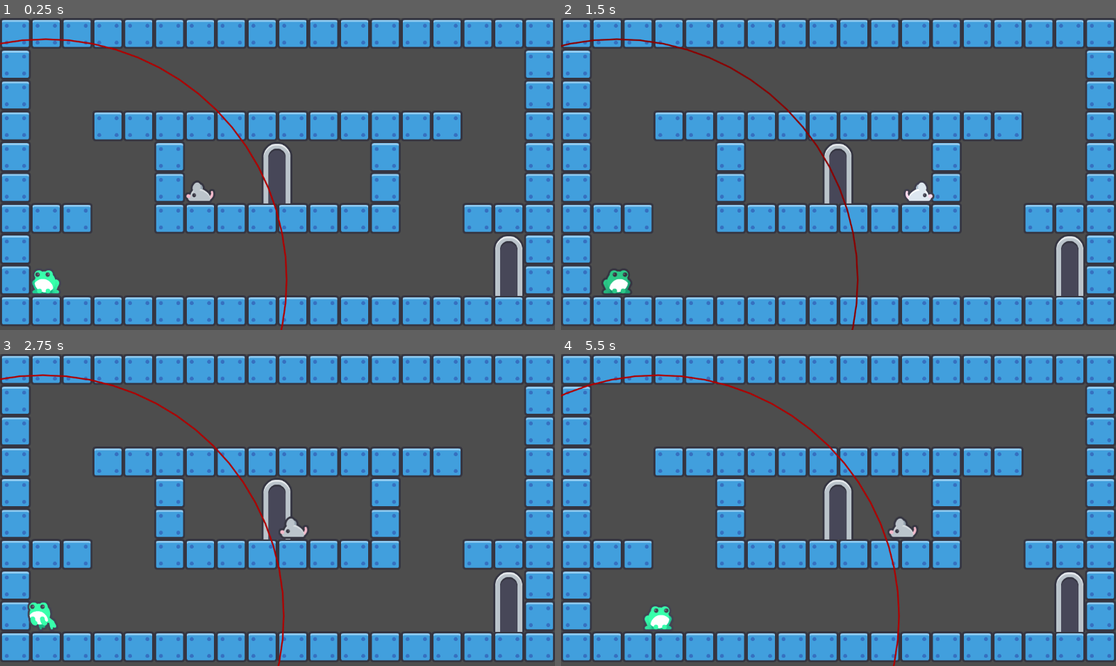
Above: before the commit, frames 1-4 (two rows, left to right).
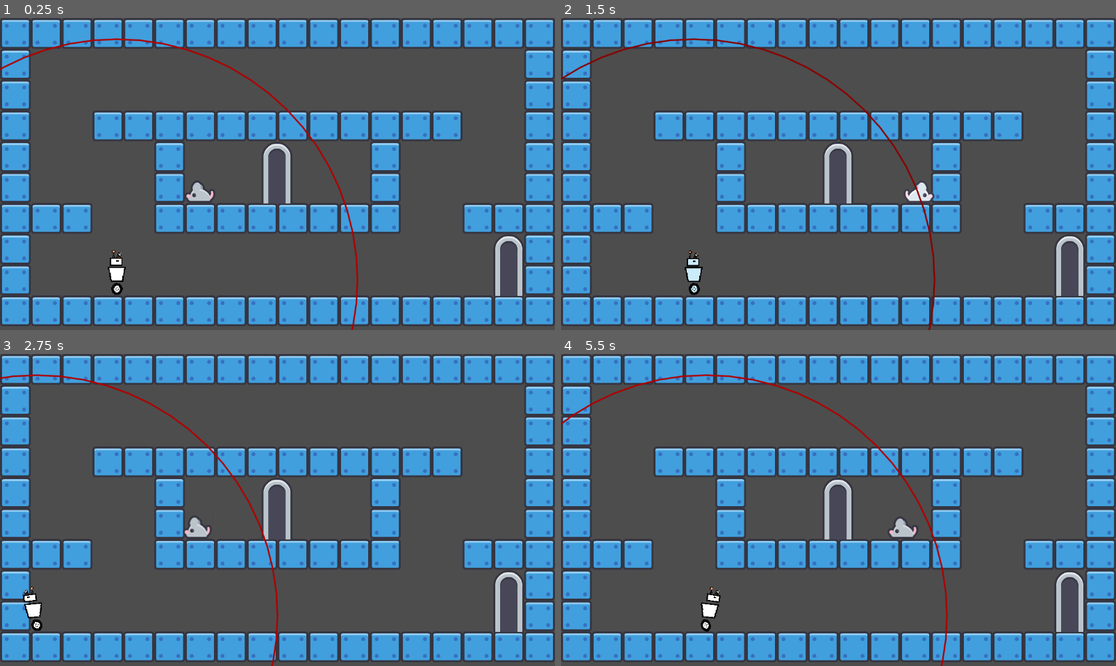
Above: after the commit, the same moments.

Repository: failstream/prototype-waveform-platformer
Game: Godot game, scene res://_test_scenes/new_level.tscn
The game is run twice, just before and just after one commit, with the same random seed, the same clock (stepped at 60 frames per second) and the same inputs. This scene is started directly instead of the project's main scene.
Inputs:
- Up to frame 1 (0.25 s): no input
- Up to frame 2 (1.5 s): tap Enter (ui_accept) at 0.5 s; hold Right (right) from 0.53 s (still down); tap S (swap_character) at 0.6 s; tap Space (jump) at 0.77, 1.07 s; tap A (toggle_wave_field) at 0.8, 1.35 s
- Up to frame 3 (2.75 s): tap Space (jump) at 1.52, 1.55, 1.82, 2.1 s; release Right (right) at 2.03 s; hold Left (left) from 2.03 s (still down); tap S (swap_character) at 2.3 s
- Up to frame 4 (5.5 s): release Left (left) at 2.78 s; hold Right (right) 2.78-4.28 s; tap S (swap_character) at 2.85, 4.35 s; tap Space (jump) at 3.02, 3.32, 3.77, 3.8, 4.07, 4.52, 4.82 s; tap A (toggle_wave_field) at 3.05, 3.6, 5.1 s; hold Left (left) 4.28-5.03 s; hold Right (right) from 5.03 s (still down)

The runs differ from the first frame. In frame 1, 1.8% of the frame differs, in the area x 0-65%, y 6-100%; in frame 2, 1.8%; in frame 3, 1.7%; in frame 4, 1.9%, in the area x 0-70%, y 6-100%.

Commit message:
made robot character

Diff:
--- a/_test_scenes/new_level.tscn
+++ b/_test_scenes/new_level.tscn
@@ -3,8 +3,8 @@
 [ext_resource type="Script" uid="uid://c8n1mjk68o73k" path="res://gametree/level_root.gd" id="1_aedig"]
 [ext_resource type="TileSet" uid="uid://bcwq4dv7nibn2" path="res://tilemaps/base_tileset.tres" id="2_eagfs"]
 [ext_resource type="PackedScene" uid="uid://d03jhm5tmmkij" path="res://objects/door/door.tscn" id="3_ym4xb"]
-[ext_resource type="PackedScene" uid="uid://c21lha4x1ijkv" path="res://characters/frog/frog.tscn" id="4_c33sv"]
 [ext_resource type="PackedScene" uid="uid://k70btbum306m" path="res://characters/mouse/mouse.tscn" id="5_0pe0e"]
+[ext_resource type="PackedScene" uid="uid://ddkquk3mno5l8" path="res://characters/robot/robot.tscn" id="5_ym4xb"]
 
 [node name="NewLevel" type="Node2D"]
 script = ExtResource("1_aedig")
@@ -22,9 +22,9 @@
 [node name="Door2" parent="." instance=ExtResource("3_ym4xb")]
 position = Vector2(1056, 513)
 
-[node name="Frog" parent="." instance=ExtResource("4_c33sv")]
-position = Vector2(95, 518)
-start_as_player_controlled = true
-
 [node name="Mouse" parent="." instance=ExtResource("5_0pe0e")]
 position = Vector2(415, 345)
+
+[node name="Robot" parent="." instance=ExtResource("5_ym4xb")]
+position = Vector2(242, 538)
+start_as_player_controlled = true
--- /dev/null
+++ b/characters/robot/robot.gd
@@ -0,0 +1,46 @@
+## robot.gd
+
+
+class_name Robot
+extends BaseCharacter
+
+@onready var animation_player: AnimationPlayer = $AnimationPlayer
+@onready var head: Sprite2D = $Graphics/Head
+@onready var body: Sprite2D = $Graphics/Body
+@onready var wheel: Sprite2D = $Graphics/Wheel
+
+var glow_modulate: Color = Color(1.269, 1.269, 1.269)
+
+func _physics_process(delta: float) -> void:
+
+  if Input.is_action_just_pressed("toggle_wave_field"):
+    toggle_wave_pressed()
+
+  if Input.is_action_just_pressed("swap_character"):
+    swap_character_pressed()
+
+  if _is_player_controlled:
+    modulate = glow_modulate
+  else:
+    modulate = Color("WHITE")
+
+  var current_x_input: int = get_x_input()
+  if current_x_input > 0:
+    head.set_flip_h(false)
+    body.set_flip_h(false)
+    wheel.set_flip_h(false)
+  elif current_x_input < 0:
+    head.set_flip_h(true)
+    body.set_flip_h(true)
+    wheel.set_flip_h(true)
+  velocity.x = velocity_x_calc(current_x_input, delta)
+  if Input.is_action_just_pressed("jump"):
+    jump_input_pressed()
+  add_gravity_velocity(delta)
+  if not is_zero_approx(velocity.x) and is_on_floor() and velocity.x > 0:
+    animation_player.play(&"walk_right_wheel")
+  elif not is_zero_approx(velocity.x) and is_on_floor() and velocity.x < 0:
+    animation_player.play(&"walk_left_wheel")
+  elif is_on_floor():
+    animation_player.play(&"idle_wheel")
+  move_and_slide()
--- /dev/null
+++ b/characters/robot/robot.tscn
@@ -0,0 +1,523 @@
+[gd_scene load_steps=10 format=3 uid="uid://ddkquk3mno5l8"]
+
+[ext_resource type="Script" uid="uid://uedqr21g7pos" path="res://characters/robot/robot.gd" id="1_ufqei"]
+[ext_resource type="Texture2D" uid="uid://i3tut7r0yqjp" path="res://characters/robot/robot.png" id="2_2gap7"]
+
+[sub_resource type="RectangleShape2D" id="RectangleShape2D_2gap7"]
+size = Vector2(24, 64)
+
+[sub_resource type="RectangleShape2D" id="RectangleShape2D_trs44"]
+size = Vector2(24, 64)
+
+[sub_resource type="Animation" id="Animation_xiw0f"]
+length = 0.001
+tracks/0/type = "value"
+tracks/0/imported = false
+tracks/0/enabled = true
+tracks/0/path = NodePath("Graphics/Body:position")
+tracks/0/interp = 1
+tracks/0/loop_wrap = true
+tracks/0/keys = {
+"times": PackedFloat32Array(0),
+"transitions": PackedFloat32Array(1),
+"update": 0,
+"values": [Vector2(0, -9)]
+}
+tracks/1/type = "value"
+tracks/1/imported = false
+tracks/1/enabled = true
+tracks/1/path = NodePath("Graphics/Wheel:position")
+tracks/1/interp = 1
+tracks/1/loop_wrap = true
+tracks/1/keys = {
+"times": PackedFloat32Array(0),
+"transitions": PackedFloat32Array(1),
+"update": 0,
+"values": [Vector2(0, 15)]
+}
+tracks/2/type = "value"
+tracks/2/imported = false
+tracks/2/enabled = true
+tracks/2/path = NodePath("Graphics/Wheel:rotation")
+tracks/2/interp = 1
+tracks/2/loop_wrap = true
+tracks/2/keys = {
+"times": PackedFloat32Array(0),
+"transitions": PackedFloat32Array(1),
+"update": 0,
+"values": [0.0]
+}
+tracks/3/type = "value"
+tracks/3/imported = false
+tracks/3/enabled = true
+tracks/3/path = NodePath("Graphics/Head:position")
+tracks/3/interp = 1
+tracks/3/loop_wrap = true
+tracks/3/keys = {
+"times": PackedFloat32Array(0),
+"transitions": PackedFloat32Array(1),
+"update": 0,
+"values": [Vector2(0, -36)]
+}
+tracks/4/type = "value"
+tracks/4/imported = false
+tracks/4/enabled = true
+tracks/4/path = NodePath("Graphics/Body:rotation")
+tracks/4/interp = 1
+tracks/4/loop_wrap = true
+tracks/4/keys = {
+"times": PackedFloat32Array(0),
+"transitions": PackedFloat32Array(1),
+"update": 0,
+"values": [0.0]
+}
+tracks/5/type = "value"
+tracks/5/imported = false
+tracks/5/enabled = true
+tracks/5/path = NodePath("Graphics/Head:rotation")
+tracks/5/interp = 1
+tracks/5/loop_wrap = true
+tracks/5/keys = {
+"times": PackedFloat32Array(0),
+"transitions": PackedFloat32Array(1),
+"update": 0,
+"values": [0.0]
+}
+tracks/6/type = "value"
+tracks/6/imported = false
+tracks/6/enabled = true
+tracks/6/path = NodePath("Graphics/Head:scale")
+tracks/6/interp = 1
+tracks/6/loop_wrap = true
+tracks/6/keys = {
+"times": PackedFloat32Array(0),
+"transitions": PackedFloat32Array(1),
+"update": 0,
+"values": [Vector2(1, 1)]
+}
+tracks/7/type = "value"
+tracks/7/imported = false
+tracks/7/enabled = true
+tracks/7/path = NodePath("Graphics/Wheel:scale")
+tracks/7/interp = 1
+tracks/7/loop_wrap = true
+tracks/7/keys = {
+"times": PackedFloat32Array(0),
+"transitions": PackedFloat32Array(1),
+"update": 0,
+"values": [Vector2(1, 1)]
+}
+tracks/8/type = "value"
+tracks/8/imported = false
+tracks/8/enabled = true
+tracks/8/path = NodePath("Graphics/Body:scale")
+tracks/8/interp = 1
+tracks/8/loop_wrap = true
+tracks/8/keys = {
+"times": PackedFloat32Array(0),
+"transitions": PackedFloat32Array(1),
+"update": 0,
+"values": [Vector2(1, 1)]
+}
+
+[sub_resource type="Animation" id="Animation_trs44"]
+resource_name = "idle_wheel"
+length = 2.0
+loop_mode = 1
+tracks/0/type = "value"
+tracks/0/imported = false
+tracks/0/enabled = true
+tracks/0/path = NodePath("Graphics/Body:position")
+tracks/0/interp = 1
+tracks/0/loop_wrap = true
+tracks/0/keys = {
+"times": PackedFloat32Array(0, 0.5, 1.4666667, 2),
+"transitions": PackedFloat32Array(1, 1, 1, 1),
+"update": 0,
+"values": [Vector2(0, -9), Vector2(0.8, -9), Vector2(-0.8, -9), Vector2(0, -9)]
+}
+tracks/1/type = "value"
+tracks/1/imported = false
+tracks/1/enabled = true
+tracks/1/path = NodePath("Graphics/Body:position")
+tracks/1/interp = 1
+tracks/1/loop_wrap = true
+tracks/1/keys = {
+"times": PackedFloat32Array(0, 0.6, 1.3333334, 2),
+"transitions": PackedFloat32Array(1, 1, 1, 1),
+"update": 0,
+"values": [Vector2(0, -9), Vector2(0.535, -8.5), Vector2(-0.9579578, -8.909598), Vector2(0, -9)]
+}
+tracks/2/type = "value"
+tracks/2/imported = false
+tracks/2/enabled = true
+tracks/2/path = NodePath("Graphics/Wheel:position")
+tracks/2/interp = 1
+tracks/2/loop_wrap = true
+tracks/2/keys = {
+"times": PackedFloat32Array(0, 0.56666666, 1.4666667, 2),
+"transitions": PackedFloat32Array(1, 1, 1, 1),
+"update": 0,
+"values": [Vector2(0, 15), Vector2(2.2, 15), Vector2(-1.6, 15), Vector2(0, 15)]
+}
+tracks/3/type = "value"
+tracks/3/imported = false
+tracks/3/enabled = true
+tracks/3/path = NodePath("Graphics/Wheel:rotation")
+tracks/3/interp = 1
+tracks/3/loop_wrap = true
+tracks/3/keys = {
+"times": PackedFloat32Array(0, 0.56666666, 1.4, 2),
+"transitions": PackedFloat32Array(1, 1, 1, 1),
+"update": 0,
+"values": [0.0, 0.2373647782712292, -0.24783675378319459, 0.0]
+}
+tracks/4/type = "value"
+tracks/4/imported = false
+tracks/4/enabled = true
+tracks/4/path = NodePath("Graphics/Head:position")
+tracks/4/interp = 1
+tracks/4/loop_wrap = true
+tracks/4/keys = {
+"times": PackedFloat32Array(0, 0.6333333, 1.2333333, 1.6, 2),
+"transitions": PackedFloat32Array(1, 1, 1, 1, 1),
+"update": 0,
+"values": [Vector2(0, -36), Vector2(-1.5, -34.5), Vector2(0, -35), Vector2(1.1, -35.408), Vector2(0, -36)]
+}
+tracks/5/type = "value"
+tracks/5/imported = false
+tracks/5/enabled = true
+tracks/5/path = NodePath("Graphics/Body:rotation")
+tracks/5/interp = 1
+tracks/5/loop_wrap = true
+tracks/5/keys = {
+"times": PackedFloat32Array(0),
+"transitions": PackedFloat32Array(1),
+"update": 0,
+"values": [0.0]
+}
+tracks/6/type = "value"
+tracks/6/imported = false
+tracks/6/enabled = true
+tracks/6/path = NodePath("Graphics/Body:scale")
+tracks/6/interp = 1
+tracks/6/loop_wrap = true
+tracks/6/keys = {
+"times": PackedFloat32Array(0),
+"transitions": PackedFloat32Array(1),
+"update": 0,
+"values": [Vector2(1, 1)]
+}
+tracks/7/type = "value"
+tracks/7/imported = false
+tracks/7/enabled = true
+tracks/7/path = NodePath("Graphics/Wheel:scale")
+tracks/7/interp = 1
+tracks/7/loop_wrap = true
+tracks/7/keys = {
+"times": PackedFloat32Array(0),
+"transitions": PackedFloat32Array(1),
+"update": 0,
+"values": [Vector2(1, 1)]
+}
+tracks/8/type = "value"
+tracks/8/imported = false
+tracks/8/enabled = true
+tracks/8/path = NodePath("Graphics/Head:rotation")
+tracks/8/interp = 1
+tracks/8/loop_wrap = true
+tracks/8/keys = {
+"times": PackedFloat32Array(0),
+"transitions": PackedFloat32Array(1),
+"update": 0,
+"values": [0.0]
+}
+tracks/9/type = "value"
+tracks/9/imported = false
+tracks/9/enabled = true
+tracks/9/path = NodePath("Graphics/Head:scale")
+tracks/9/interp = 1
+tracks/9/loop_wrap = true
+tracks/9/keys = {
+"times": PackedFloat32Array(0),
+"transitions": PackedFloat32Array(1),
+"update": 0,
+"values": [Vector2(1, 1)]
+}
+
+[sub_resource type="Animation" id="Animation_2gap7"]
+resource_name = "walk_right_wheel"
+length = 0.5
+loop_mode = 1
+tracks/0/type = "value"
+tracks/0/imported = false
+tracks/0/enabled = true
+tracks/0/path = NodePath("Graphics/Wheel:position")
+tracks/0/interp = 1
+tracks/0/loop_wrap = true
+tracks/0/keys = {
+"times": PackedFloat32Array(0),
+"transitions": PackedFloat32Array(1),
+"update": 0,
+"values": [Vector2(0, 15)]
+}
+tracks/1/type = "value"
+tracks/1/imported = false
+tracks/1/enabled = true
+tracks/1/path = NodePath("Graphics/Wheel:rotation")
+tracks/1/interp = 1
+tracks/1/loop_wrap = true
+tracks/1/keys = {
+"times": PackedFloat32Array(0, 0.5),
+"transitions": PackedFloat32Array(1, 1),
+"update": 0,
+"values": [0.0, 6.283185307179586]
+}
+tracks/2/type = "value"
+tracks/2/imported = false
+tracks/2/enabled = true
+tracks/2/path = NodePath("Graphics/Body:position")
+tracks/2/interp = 1
+tracks/2/loop_wrap = true
+tracks/2/keys = {
+"times": PackedFloat32Array(0, 0.26666668, 0.5),
+"transitions": PackedFloat32Array(1, 1, 1),
+"update": 0,
+"values": [Vector2(4, -9), Vector2(6, -8), Vector2(4, -9)]
+}
+tracks/3/type = "value"
+tracks/3/imported = false
+tracks/3/enabled = true
+tracks/3/path = NodePath("Graphics/Body:rotation")
+tracks/3/interp = 1
+tracks/3/loop_wrap = true
+tracks/3/keys = {
+"times": PackedFloat32Array(0, 0.26666668, 0.5),
+"transitions": PackedFloat32Array(1, 1, 1),
+"update": 0,
+"values": [0.06981317007977318, 0.12217304763960307, 0.06981317007977318]
+}
+tracks/4/type = "value"
+tracks/4/imported = false
+tracks/4/enabled = true
+tracks/4/path = NodePath("Graphics/Head:position")
+tracks/4/interp = 1
+tracks/4/loop_wrap = true
+tracks/4/keys = {
+"times": PackedFloat32Array(0, 0.26666668, 0.5),
+"transitions": PackedFloat32Array(1, 1, 1),
+"update": 0,
+"values": [Vector2(10, -35), Vector2(14, -34), Vector2(10, -35)]
+}
+tracks/5/type = "value"
+tracks/5/imported = false
+tracks/5/enabled = true
+tracks/5/path = NodePath("Graphics/Head:rotation")
+tracks/5/interp = 1
+tracks/5/loop_wrap = true
+tracks/5/keys = {
+"times": PackedFloat32Array(0, 0.26666668, 0.5),
+"transitions": PackedFloat32Array(1, 1, 1),
+"update": 0,
+"values": [0.10471975511965978, 0.15707963267948966, 0.10471976]
+}
+tracks/6/type = "value"
+tracks/6/imported = false
+tracks/6/enabled = true
+tracks/6/path = NodePath("Graphics/Head:scale")
+tracks/6/interp = 1
+tracks/6/loop_wrap = true
+tracks/6/keys = {
+"times": PackedFloat32Array(0, 0.26666668, 0.5),
+"transitions": PackedFloat32Array(1, 1, 1),
+"update": 0,
+"values": [Vector2(1.05, 0.95), Vector2(1.1, 0.9), Vector2(1.05, 0.95)]
+}
+tracks/7/type = "value"
+tracks/7/imported = false
+tracks/7/enabled = true
+tracks/7/path = NodePath("Graphics/Wheel:scale")
+tracks/7/interp = 1
+tracks/7/loop_wrap = true
+tracks/7/keys = {
+"times": PackedFloat32Array(0, 0.26666668, 0.5),
+"transitions": PackedFloat32Array(1, 1, 1),
+"update": 0,
+"values": [Vector2(1, 1), Vector2(1.2, 0.7), Vector2(1, 1)]
+}
+tracks/8/type = "value"
+tracks/8/imported = false
+tracks/8/enabled = true
+tracks/8/path = NodePath("Graphics/Body:scale")
+tracks/8/interp = 1
+tracks/8/loop_wrap = true
+tracks/8/keys = {
+"times": PackedFloat32Array(0, 0.26666668, 0.5),
+"transitions": PackedFloat32Array(1, 1, 1),
+"update": 0,
+"values": [Vector2(1, 1), Vector2(1.05, 0.95), Vector2(1, 1)]
+}
+
+[sub_resource type="Animation" id="Animation_fdam0"]
+resource_name = "walk_left_wheel"
+length = 0.5
+loop_mode = 1
+tracks/0/type = "value"
+tracks/0/imported = false
+tracks/0/enabled = true
+tracks/0/path = NodePath("Graphics/Wheel:position")
+tracks/0/interp = 1
+tracks/0/loop_wrap = true
+tracks/0/keys = {
+"times": PackedFloat32Array(0),
+"transitions": PackedFloat32Array(1),
+"update": 0,
+"values": [Vector2(0, 15)]
+}
+tracks/1/type = "value"
+tracks/1/imported = false
+tracks/1/enabled = true
+tracks/1/path = NodePath("Graphics/Wheel:rotation")
+tracks/1/interp = 1
+tracks/1/loop_wrap = true
+tracks/1/keys = {
+"times": PackedFloat32Array(0, 0.5),
+"transitions": PackedFloat32Array(1, 1),
+"update": 0,
+"values": [0.0, -6.283185307179586]
+}
+tracks/2/type = "value"
+tracks/2/imported = false
+tracks/2/enabled = true
+tracks/2/path = NodePath("Graphics/Body:position")
+tracks/2/interp = 1
+tracks/2/loop_wrap = true
+tracks/2/keys = {
+"times": PackedFloat32Array(0, 0.26666668, 0.5),
+"transitions": PackedFloat32Array(1, 1, 1),
+"update": 0,
+"values": [Vector2(-4, -9), Vector2(-6, -8), Vector2(-4, -9)]
+}
+tracks/3/type = "value"
+tracks/3/imported = false
+tracks/3/enabled = true
+tracks/3/path = NodePath("Graphics/Body:rotation")
+tracks/3/interp = 1
+tracks/3/loop_wrap = true
+tracks/3/keys = {
+"times": PackedFloat32Array(0, 0.26666668, 0.5),
+"transitions": PackedFloat32Array(1, 1, 1),
+"update": 0,
+"values": [-0.06981317007977318, -0.12217304763960307, -0.06981317007977318]
+}
+tracks/4/type = "value"
+tracks/4/imported = false
+tracks/4/enabled = true
+tracks/4/path = NodePath("Graphics/Head:position")
+tracks/4/interp = 1
+tracks/4/loop_wrap = true
+tracks/4/keys = {
+"times": PackedFloat32Array(0, 0.26666668, 0.5),
+"transitions": PackedFloat32Array(1, 1, 1),
+"update": 0,
+"values": [Vector2(-10, -35), Vector2(-14, -34), Vector2(-10, -35)]
+}
+tracks/5/type = "value"
+tracks/5/imported = false
+tracks/5/enabled = true
+tracks/5/path = NodePath("Graphics/Head:rotation")
+tracks/5/interp = 1
+tracks/5/loop_wrap = true
+tracks/5/keys = {
+"times": PackedFloat32Array(0, 0.26666668, 0.5),
+"transitions": PackedFloat32Array(1, 1, 1),
+"update": 0,
+"values": [-0.10471975511965978, -0.15707963267948966, -0.10471975511965978]
+}
+tracks/6/type = "value"
+tracks/6/imported = false
+tracks/6/enabled = true
+tracks/6/path = NodePath("Graphics/Head:scale")
+tracks/6/interp = 1
+tracks/6/loop_wrap = true
+tracks/6/keys = {
+"times": PackedFloat32Array(0, 0.26666668, 0.5),
+"transitions": PackedFloat32Array(1, 1, 1),
+"update": 0,
+"values": [Vector2(1.05, 0.95), Vector2(1.1, 0.9), Vector2(1.05, 0.95)]
+}
+tracks/7/type = "value"
+tracks/7/imported = false
+tracks/7/enabled = true
+tracks/7/path = NodePath("Graphics/Wheel:scale")
+tracks/7/interp = 1
+tracks/7/loop_wrap = true
+tracks/7/keys = {
+"times": PackedFloat32Array(0, 0.26666668, 0.5),
+"transitions": PackedFloat32Array(1, 1, 1),
+"update": 0,
+"values": [Vector2(1, 1), Vector2(1.2, 0.7), Vector2(1, 1)]
+}
+tracks/8/type = "value"
+tracks/8/imported = false
+tracks/8/enabled = true
+tracks/8/path = NodePath("Graphics/Body:scale")
+tracks/8/interp = 1
+tracks/8/loop_wrap = true
+tracks/8/keys = {
+"times": PackedFloat32Array(0, 0.26666668, 0.5),
+"transitions": PackedFloat32Array(1, 1, 1),
+"update": 0,
+"values": [Vector2(1, 1), Vector2(1.05, 0.95), Vector2(1, 1)]
+}
+
+[sub_resource type="AnimationLibrary" id="AnimationLibrary_fdam0"]
+_data = {
+&"RESET": SubResource("Animation_xiw0f"),
+&"idle_wheel": SubResource("Animation_trs44"),
+&"walk_left_wheel": SubResource("Animation_fdam0"),
+&"walk_right_wheel": SubResource("Animation_2gap7")
+}
+
+[node name="Robot" type="CharacterBody2D" node_paths=PackedStringArray("hitbox")]
+collision_layer = 2
+collision_mask = 3
+script = ExtResource("1_ufqei")
+hitbox = NodePath("Area2D")
+
+[node name="Graphics" type="Node2D" parent="."]
+texture_filter = 1
+scale = Vector2(1.3, 1.3)
+
+[node name="Head" type="Sprite2D" parent="Graphics"]
+position = Vector2(0, -36)
+texture = ExtResource("2_2gap7")
+region_enabled = true
+region_rect = Rect2(4, 2, 24, 30)
+
+[node name="Body" type="Sprite2D" parent="Graphics"]
+position = Vector2(0, -9)
+texture = ExtResource("2_2gap7")
+region_enabled = true
+region_rect = Rect2(0, 34, 30, 28)
+
+[node name="Wheel" type="Sprite2D" parent="Graphics"]
+position = Vector2(0, 15)
+texture = ExtResource("2_2gap7")
+region_enabled = true
+region_rect = Rect2(38, 42, 20, 22)
+
+[node name="CollisionShape2D" type="CollisionShape2D" parent="."]
+shape = SubResource("RectangleShape2D_2gap7")
+
+[node name="Area2D" type="Area2D" parent="."]
+collision_layer = 2
+collision_mask = 8
+
+[node name="CollisionShape2D" type="CollisionShape2D" parent="Area2D"]
+shape = SubResource("RectangleShape2D_trs44")
+
+[node name="AnimationPlayer" type="AnimationPlayer" parent="."]
+libraries = {
+&"": SubResource("AnimationLibrary_fdam0")
+}
Not shown, added: characters/robot/robot.gd.uid
Binary file added: characters/robot/robot.png
Not shown, added: characters/robot/robot.png.import
